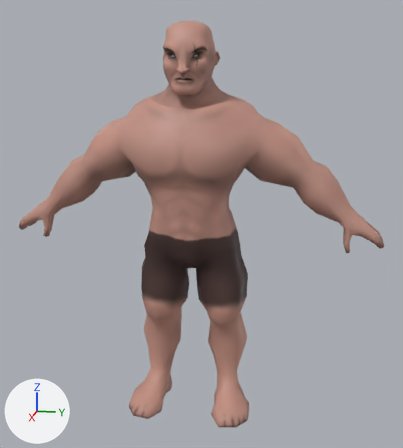
The FBX model KazgarsRevenge/KazgarsRevenge/KazgarsRevengeContent/Models/Player/k_idle1.fbx as it was, and as the next commit left it.
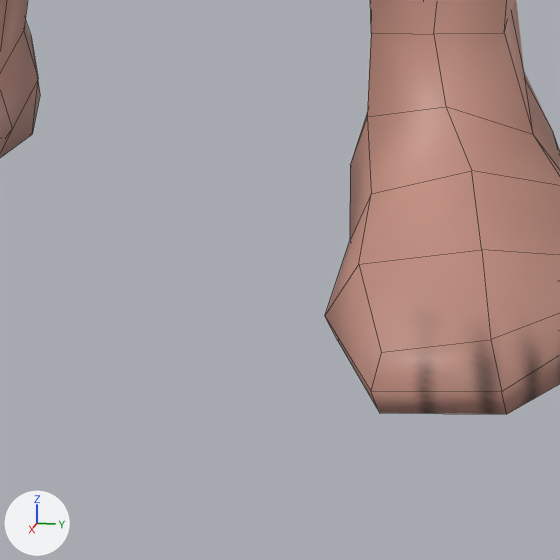
The first picture shows the older version from a 50 mm lens placed at (0.0566, 0.0124, 0.0353), pointed at (-0.0007, 0.0009, 0.021). The close-ups show both versions on the part from 41% to 60% of the width and 83% to 100% of the height of that picture; other places that the commit changed are outside them. Lighting does not change. The marker at lower left points along +X, +Y and +Z. The close-ups show mesh edges as thin lines. Where no turn or scale is listed for an object, it has been applied to the vertices.
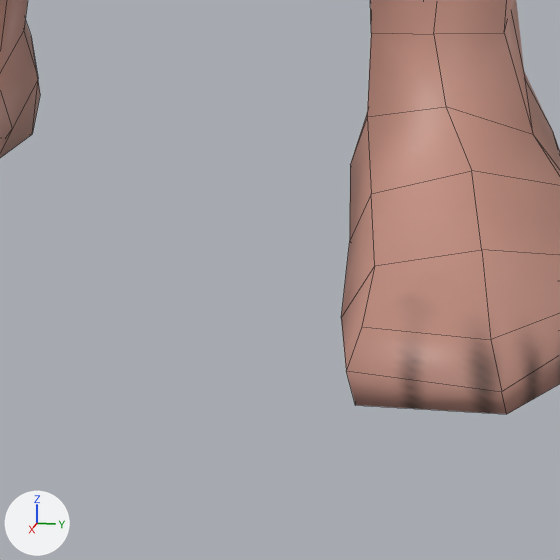
What the commit changed:
Material 'Material__Skin' (mat_material__skin_1) is new.
Its texture is img_skin_png (with its transparency).
me_cube is used by ob_cube; location (0.0, 0.0, 0.03786).
Verts and faces of me_cube; kept vertices keep their numbers, new ones are numbered from 1350.
Before the commit, vertices of me_cube: 208 (0.0029, 0.0032, -0.0364) at pixel (358, 264), 210 (0.003, 0.0029, -0.0377) at pixel (337, 340), 212 (0.0046, 0.0039, -0.0367) at pixel (381, 352), 214 (0.0048, 0.0039, -0.0376) at pixel (379, 413), 583 (0.003, 0.0027, -0.0372) at pixel (324, 315).
Before the commit, vertices of me_cube: 585 (0.0048, 0.0037, -0.0372) at pixel (370, 390).
me_cube had 1350 vertices, 1340 faces and spanned x -0.0057..0.0048, y -0.0198..0.0198, z -0.0377..0.0037.
me_cube no longer uses material mat_material__skin (picture img_skin_png).
me_cube no longer uses material mat_material_001__skin (picture img_skin_png).
me_cube now has 1350 vertices, 1336 faces and spans x -0.0057..0.0047, y -0.0198..0.0198, z -0.0377..0.0037.
Part 1, on me_cube:
Vertices 208, 210, 583 move by (0.0, 0.0003, 0.0).
Vertex 212 moves to (0.0041, 0.0035, -0.0367), pixel (361, 326).
Vertex 214 moves to (0.0046, 0.0035, -0.0376), pixel (355, 405).
Vertex 585 moves to (0.0047, 0.0034, -0.037), pixel (346, 370).
me_cube now uses material mat_material__skin_1 (picture img_skin_png).

Pixel boxes [x1, y1, x2, y2] of what changed, in the close-ups (560 x 560 px; the box of a moved part takes in the faces that stretch with it):
part 1 of me_cube, moved or reshaped
    before: [325, 171, 507, 414]
    after: [341, 171, 507, 414]
